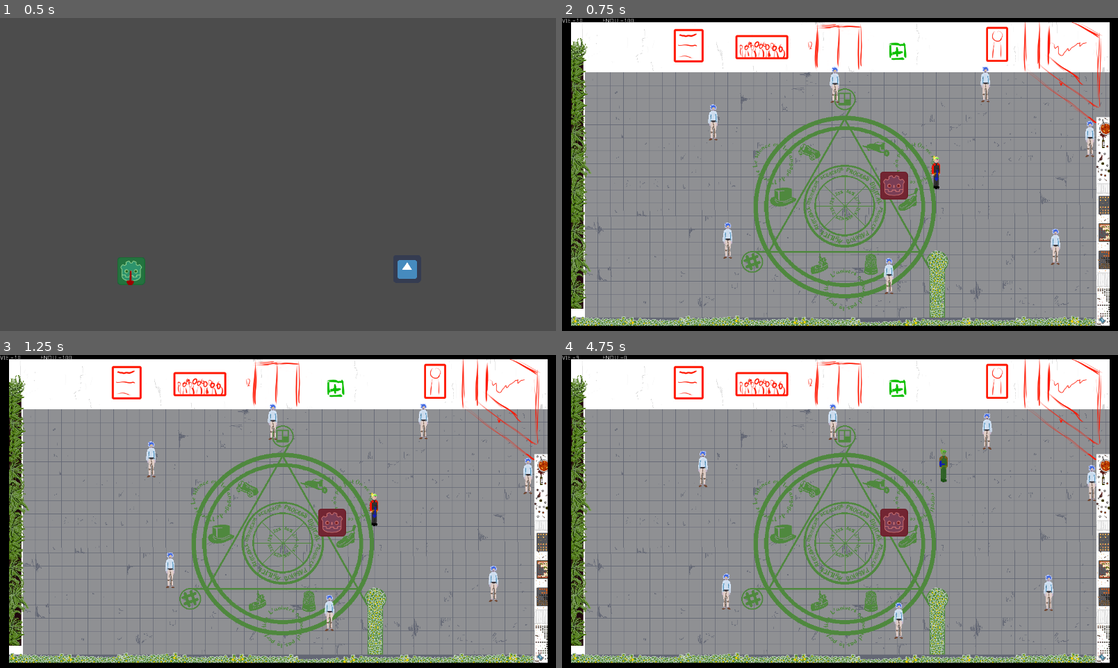
Above: before the commit, frames 1-4 (two rows, left to right).
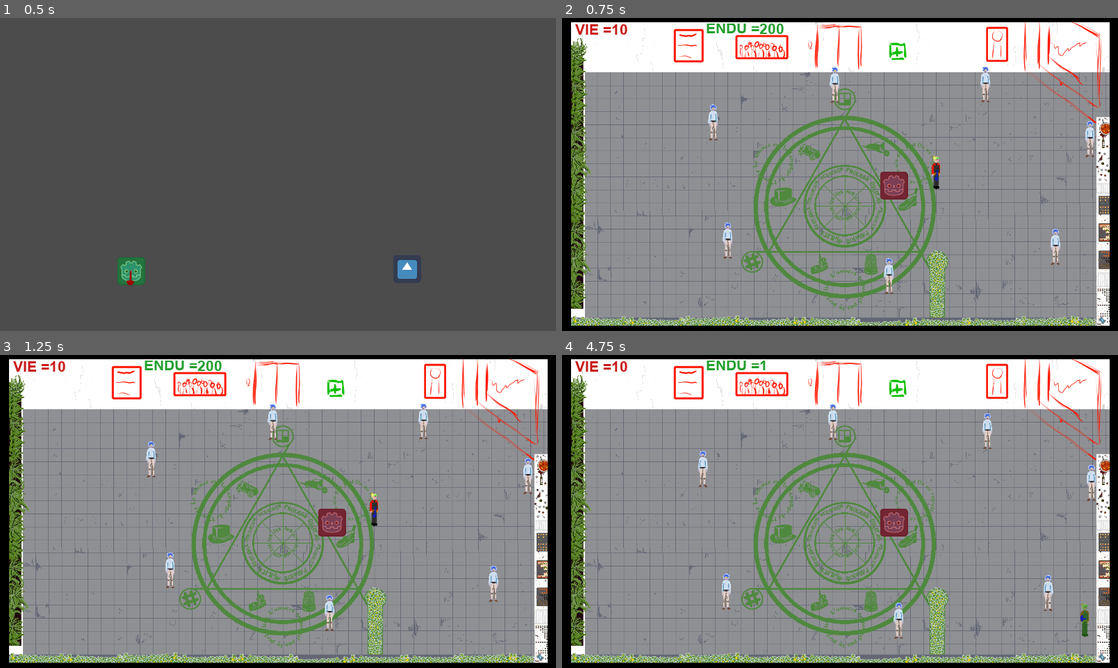
Above: after the commit, the same moments.

Repository: Ant0yne/action_concierge
Game: Godot game, scene res://Scenes/Menu.tscn
Same seed, same stepped clock (60 frames per second), same inputs: the game is played once before the commit and once after it. The engine's default icon, where the game draws it, is replaced by a stand-in: a white triangle on a blue panel in a dark square.
Inputs (mouse positions are in pixels of both pictures, inside the frame that each line leads up to):
- Up to frame 1 (0.5 s): no input
- Up to frame 2 (0.75 s): click (695, 271) at 0.5 s
- Up to frame 3 (1.25 s): no input
- Up to frame 4 (4.75 s): hold Right (ui_right) 1.28-2.03 s; tap D (ui_dash) every 0.75 s from 1.35 to 4.35 s; hold Down (ui_down) 2.03-2.78 s; tap Enter at 2.75 s; hold Right (ui_right) 2.78-3.53 s; hold Up (ui_up) 3.53-4.28 s; hold Left (ui_left) from 4.28 s (still down)

Frame 1 is identical in both runs. In frame 2, 0.5% of the frame differs, in the area x 0-40%, y 0-6%; in frame 3, 0.5%; in frame 4, 0.9%, in the area x 0-97%, y 0-90%.

Commit message:
endu v2
Fix bug endu 0
blocage dash et attaque endu 0
vitesse lié à endu (min pas 0 et max 100%)

Diff:
--- a/Scenes/Main.tscn
+++ b/Scenes/Main.tscn
@@ -46,15 +46,20 @@
 position = Vector2( 750.947, 593.97 )
 
 [node name="UIPersoVie" parent="." instance=ExtResource( 4 )]
+margin_left = 29.685
+margin_top = 7.0
+margin_right = 29.6851
+margin_bottom = 7.0
 
 [node name="Label" parent="UIPersoVie" index="0"]
 margin_right = 195.0
 margin_bottom = 39.0
-text = "Test"
 
 [node name="UIPersoEndu" parent="." instance=ExtResource( 6 )]
-margin_left = 93.0
-margin_right = 93.0
+margin_left = 332.0
+margin_top = 4.0
+margin_right = 332.0
+margin_bottom = 4.0
 
 [node name="LimiteDecor" type="StaticBody2D" parent="."]
 
--- a/Scenes/Perso.tscn
+++ b/Scenes/Perso.tscn
@@ -28,79 +28,79 @@
 "name": "Idle Droite",
 "speed": 5.0
 }, {
+"frames": [ ExtResource( 17 ) ],
+"loop": true,
+"name": "Marche Haut",
+"speed": 5.0
+}, {
+"frames": [ ExtResource( 8 ) ],
+"loop": true,
+"name": "Marche Gauche",
+"speed": 5.0
+}, {
+"frames": [ ExtResource( 16 ) ],
+"loop": true,
+"name": "Marche Droite",
+"speed": 5.0
+}, {
+"frames": [ ExtResource( 9 ) ],
+"loop": true,
+"name": "Attaque haut",
+"speed": 5.0
+}, {
+"frames": [ ExtResource( 18 ) ],
+"loop": true,
+"name": "Attaque Gauche",
+"speed": 5.0
+}, {
+"frames": [ ExtResource( 3 ) ],
+"loop": true,
+"name": "Dash Droite",
+"speed": 5.0
+}, {
+"frames": [ ExtResource( 4 ) ],
+"loop": true,
+"name": "Attaque Bas",
+"speed": 5.0
+}, {
+"frames": [ ExtResource( 5 ) ],
+"loop": true,
+"name": "Idle Haut",
+"speed": 5.0
+}, {
+"frames": [ ExtResource( 7 ) ],
+"loop": true,
+"name": "Marche Bas",
+"speed": 5.0
+}, {
+"frames": [ ExtResource( 10 ) ],
+"loop": true,
+"name": "Attaque Droite",
+"speed": 5.0
+}, {
+"frames": [ ExtResource( 12 ) ],
+"loop": true,
+"name": "Dash Haut",
+"speed": 5.0
+}, {
+"frames": [ ExtResource( 6 ) ],
+"loop": true,
+"name": "Dash Bas",
+"speed": 5.0
+}, {
+"frames": [ ExtResource( 11 ) ],
+"loop": true,
+"name": "Dash Gauche",
+"speed": 5.0
+}, {
+"frames": [ ExtResource( 1 ) ],
+"loop": true,
+"name": "Idle Bas",
+"speed": 5.0
+}, {
 "frames": [ ExtResource( 15 ) ],
 "loop": true,
 "name": "Idle Gauche",
-"speed": 5.0
-}, {
-"frames": [ ExtResource( 17 ) ],
-"loop": true,
-"name": "Marche Haut",
-"speed": 5.0
-}, {
-"frames": [ ExtResource( 8 ) ],
-"loop": true,
-"name": "Marche Gauche",
-"speed": 5.0
-}, {
-"frames": [ ExtResource( 11 ) ],
-"loop": true,
-"name": "Dash Gauche",
-"speed": 5.0
-}, {
-"frames": [ ExtResource( 1 ) ],
-"loop": true,
-"name": "Idle Bas",
-"speed": 5.0
-}, {
-"frames": [ ExtResource( 16 ) ],
-"loop": true,
-"name": "Marche Droite",
-"speed": 5.0
-}, {
-"frames": [ ExtResource( 12 ) ],
-"loop": true,
-"name": "Dash Haut",
-"speed": 5.0
-}, {
-"frames": [ ExtResource( 9 ) ],
-"loop": true,
-"name": "Attaque haut",
-"speed": 5.0
-}, {
-"frames": [ ExtResource( 4 ) ],
-"loop": true,
-"name": "Attaque Bas",
-"speed": 5.0
-}, {
-"frames": [ ExtResource( 6 ) ],
-"loop": true,
-"name": "Dash Bas",
-"speed": 5.0
-}, {
-"frames": [ ExtResource( 18 ) ],
-"loop": true,
-"name": "Attaque Gauche",
-"speed": 5.0
-}, {
-"frames": [ ExtResource( 3 ) ],
-"loop": true,
-"name": "Dash Droite",
-"speed": 5.0
-}, {
-"frames": [ ExtResource( 5 ) ],
-"loop": true,
-"name": "Idle Haut",
-"speed": 5.0
-}, {
-"frames": [ ExtResource( 7 ) ],
-"loop": true,
-"name": "Marche Bas",
-"speed": 5.0
-}, {
-"frames": [ ExtResource( 10 ) ],
-"loop": true,
-"name": "Attaque Droite",
 "speed": 5.0
 } ]
 
--- a/Scenes/PersoStats.tscn
+++ b/Scenes/PersoStats.tscn
@@ -3,4 +3,4 @@
 [ext_resource path="res://Scenes/Stats.tscn" type="PackedScene" id=1]
 
 [node name="PersoStats" instance=ExtResource( 1 )]
-max_vie = 10
+max_endu = 200
--- a/Scenes/UIPersoEndu.tscn
+++ b/Scenes/UIPersoEndu.tscn
@@ -1,6 +1,11 @@
-[gd_scene load_steps=2 format=2]
+[gd_scene load_steps=4 format=2]
 
 [ext_resource path="res://Script/UIPersoEndu.gd" type="Script" id=1]
+[ext_resource path="res://Font/arialbd.ttf" type="DynamicFontData" id=2]
+
+[sub_resource type="DynamicFont" id=1]
+size = 35
+font_data = ExtResource( 2 )
 
 [node name="UIPersoEndu" type="Control"]
 anchor_right = 1.0
@@ -13,3 +18,9 @@
 [node name="Label" type="Label" parent="."]
 margin_right = 40.0
 margin_bottom = 14.0
+custom_fonts/font = SubResource( 1 )
+custom_colors/font_color = Color( 0.141176, 0.627451, 0.188235, 1 )
+text = "Endu"
+__meta__ = {
+"_edit_use_anchors_": false
+}
--- a/Scenes/UIPersoVie.tscn
+++ b/Scenes/UIPersoVie.tscn
@@ -1,10 +1,15 @@
-[gd_scene load_steps=2 format=2]
+[gd_scene load_steps=4 format=2]
 
 [ext_resource path="res://Script/UIPersoVie.gd" type="Script" id=1]
+[ext_resource path="res://Font/arialbd.ttf" type="DynamicFontData" id=2]
+
+[sub_resource type="DynamicFont" id=1]
+size = 35
+font_data = ExtResource( 2 )
 
 [node name="UIPersoVie" type="Control"]
-anchor_right = 1.0
-anchor_bottom = 1.0
+margin_left = -0.314972
+margin_right = -0.314941
 script = ExtResource( 1 )
 __meta__ = {
 "_edit_use_anchors_": false
@@ -13,6 +18,9 @@
 [node name="Label" type="Label" parent="."]
 margin_right = 40.0
 margin_bottom = 14.0
+custom_fonts/font = SubResource( 1 )
+custom_colors/font_color = Color( 0.796078, 0.105882, 0.105882, 1 )
+text = "Vie"
 __meta__ = {
 "_edit_use_anchors_": false
 }
--- a/Script/Personnage.gd
+++ b/Script/Personnage.gd
@@ -2,6 +2,7 @@
 
 const ACCELERATION = int(500)
 const VIT_MAX = int(250)
+const VIT_MIN = float(0.2)
 const FRICTION = int(600)
 const VIT_DASH = int(1200)
 
@@ -31,6 +32,7 @@
 var velocite = Vector2.ZERO
 var dash_vecteur = Vector2.DOWN
 var endu_recup = bool(true)
+
 
 func _ready():
 	randomize()
@@ -70,7 +72,9 @@
 		animationState.travel("Marche")
 		if stats.endu < stats.max_endu && endu_recup == true :
 			stats.endu += ENDU_MARCHE
-		velocite = velocite.move_toward(input_vecteur * VIT_MAX, ACCELERATION * delta)
+		var ralentissement_endu = float(stats.endu) / float(stats.max_endu)
+		ralentissement_endu = clamp(ralentissement_endu + VIT_MIN, VIT_MIN, 1)
+		velocite = velocite.move_toward(input_vecteur * VIT_MAX  * ralentissement_endu, ACCELERATION * delta)
 	else:
 		animationState.travel("Idle")
 		if stats.endu < stats.max_endu && endu_recup == true :
@@ -80,14 +84,16 @@
 	_deplacement()
 
 	if Input.is_action_just_pressed("ui_dash"):
-		etat = DASH
-		stats.endu -= ENDU_DASH
-		_recup_endu(ENDU_LATENCE)
+		if stats.endu > 1:
+			etat = DASH
+			stats.endu -= ENDU_DASH
+			_recup_endu(ENDU_LATENCE)
 
 	if Input.is_action_just_pressed("ui_attaque"):
-		etat = ATTAQUE
-		stats.endu -= ENDU_ATT
-		_recup_endu(ENDU_LATENCE)
+		if stats.endu > 1:
+			etat = ATTAQUE
+			stats.endu -= ENDU_ATT
+			_recup_endu(ENDU_LATENCE)
 
 func _attaque_etat(delta):
 	velocite = Vector2.ZERO
@@ -118,9 +124,13 @@
 
 func _recup_endu(valeur):
 	endu_recup = false
-#	if timerEndu.is_stopped():
-#		print(valeur)
-#		timerEndu.start(valeur)
+	if timerEndu.is_stopped():
+		print(valeur)
+		timerEndu.start(valeur)
+	if valeur == stats.endu_vide:
+		timerEndu.stop()
+		timerEndu.start(valeur)
+		stats.endu = 1
 
 func _on_RecupEndu_timeout():
 	endu_recup = true
--- a/Script/Stats.gd
+++ b/Script/Stats.gd
@@ -1,6 +1,6 @@
 extends Node
 
-export var max_vie = int(2)
+export var max_vie = int(10)
 onready var vie = int(max_vie) setget _set_vie
 
 export var max_endu = int(100)
Binary file added: Font/Test.ttf
Binary file added: Font/arialbd.ttf
